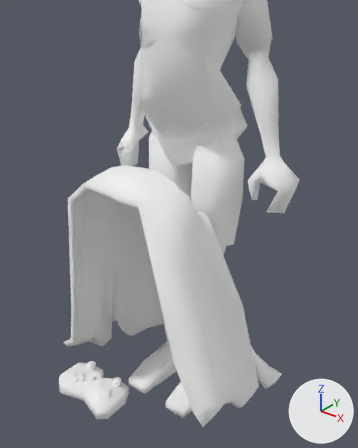
The glTF model assets/models/joaquim.glb, before and after one commit.
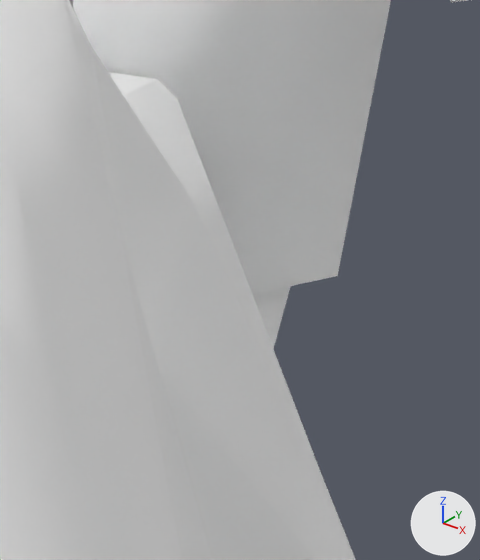
There are two pictures of each version: one from a camera (50 mm lens) standing at (0.654, -0.848, 0.984) and looking at (-0.026, 0.001, 0.457), one close up on the part from 50% to 72% of the width and 45% to 65% of the height. Arrows for +X, +Y and +Z are at lower right; the lights stay in place. Vertices at the same position are counted once.

Objects in the first close-up: 'blanket', 'joaquim'.
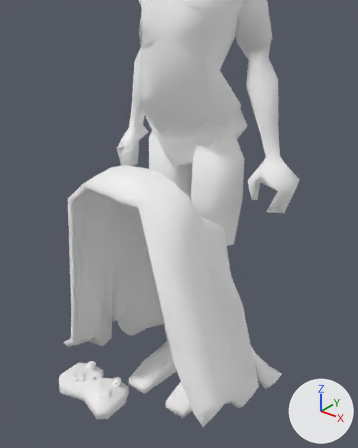
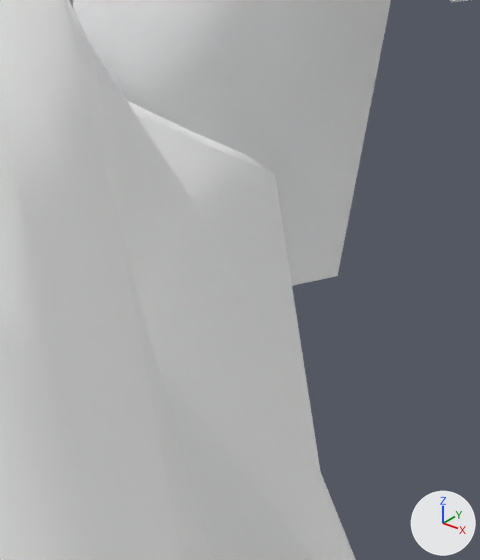
Boxes [x1, y1, x2, y2] around the edits, measured in the close-ups (480 x 560 px; the box of a moved part takes in the faces that stretch with it):
part 1 of me_plane, moved or reshaped
    before: [108, 72, 319, 467]
    after: [127, 101, 320, 469]

Diff of the bpy script that builds the scene:
```diff
--- a/assets/models/joaquim.glb.py
+++ b/assets/models/joaquim.glb.py
@@ me_plane @@
 me_plane.from_pydata(...)  # 284 vertices, 564 faces; spans x -0.226..0.245, y -0.258..0.152, z -0.001..0.65
 # used by ob_blanket; location = (0.0, 0.0, 0.0)
-me_plane.vertices[239].co = (0.077, -0.029, 0.529)
+# me_plane part 1
+me_plane.vertices[239].co = (0.108, -0.005, 0.49)  # pixel (274, 174)
 me_plane.materials.append(mat_props_palette)
```
